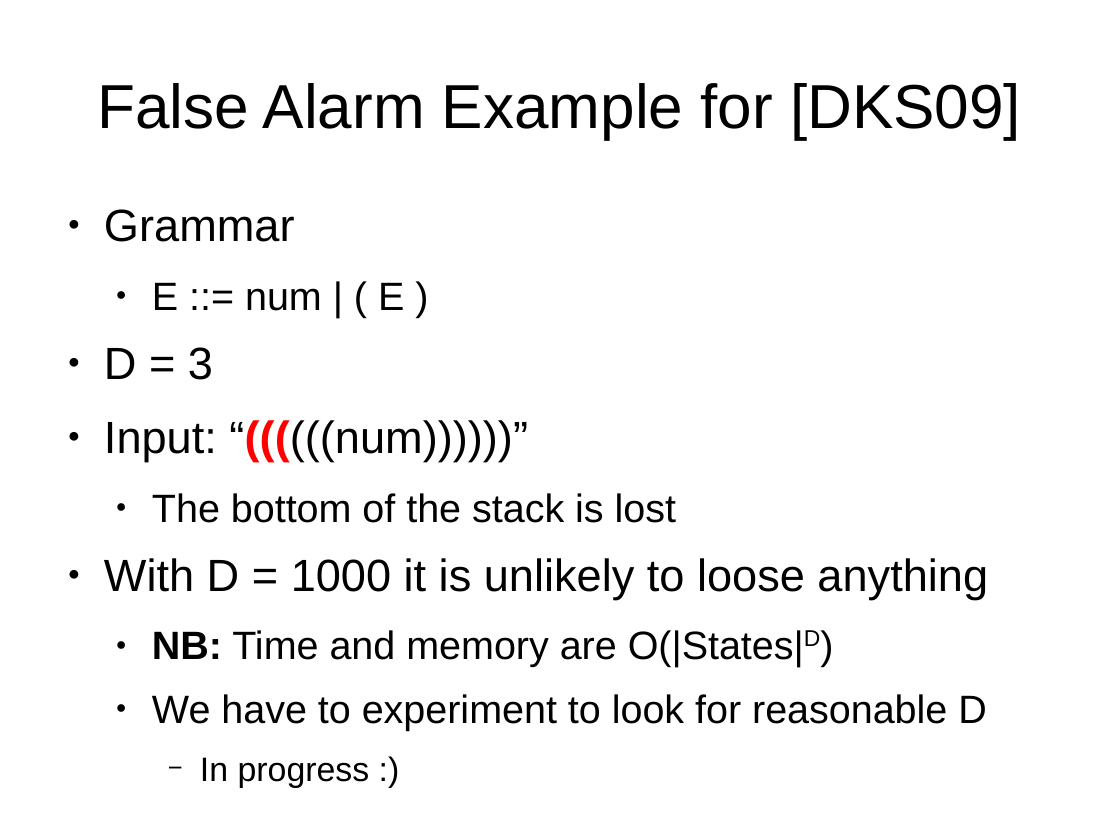
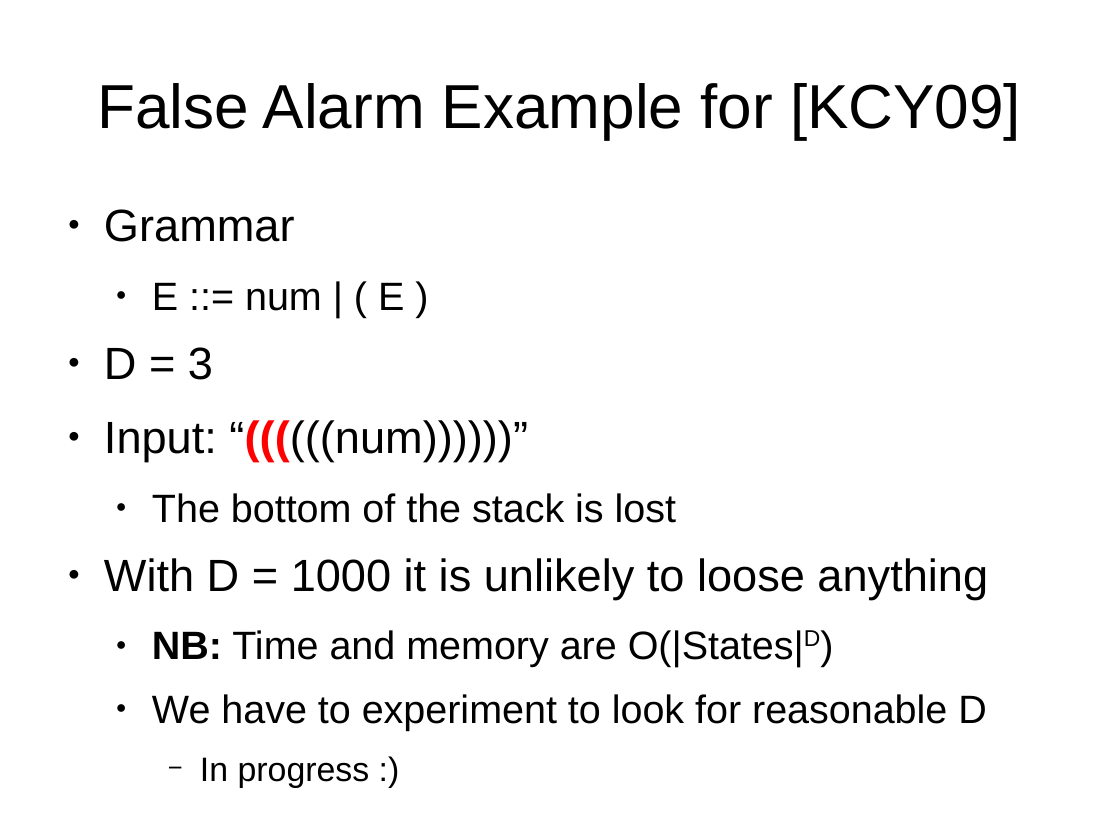
Before and after one commit to abreslav-from-google-code/abreslav, a slide deck: slide 32 of work/PL_Seminar/breslav_abstract_parsing.odp. Drawn at 1120x840 pixels with LibreOffice and Linux fonts; fonts in the diff are those of the drawing. Boxes give left, top, right and bottom in pixels: in the first picture for what was removed or moved away, otherwise in the second. Text is boxed around its words. In the diff, an @@ line names an element or a change of style, - is before the commit and + after.

```diff
--- a/work/PL_Seminar/breslav_abstract_parsing.odp
+++ b/work/PL_Seminar/breslav_abstract_parsing.odp
@@ title at bbox=[97, 83, 1021, 139]: text changed @@
-False Alarm Example for [DKS09]
+False Alarm Example for [KCY09]
```
Also in this commit, not shown: 3 other slides changed.
